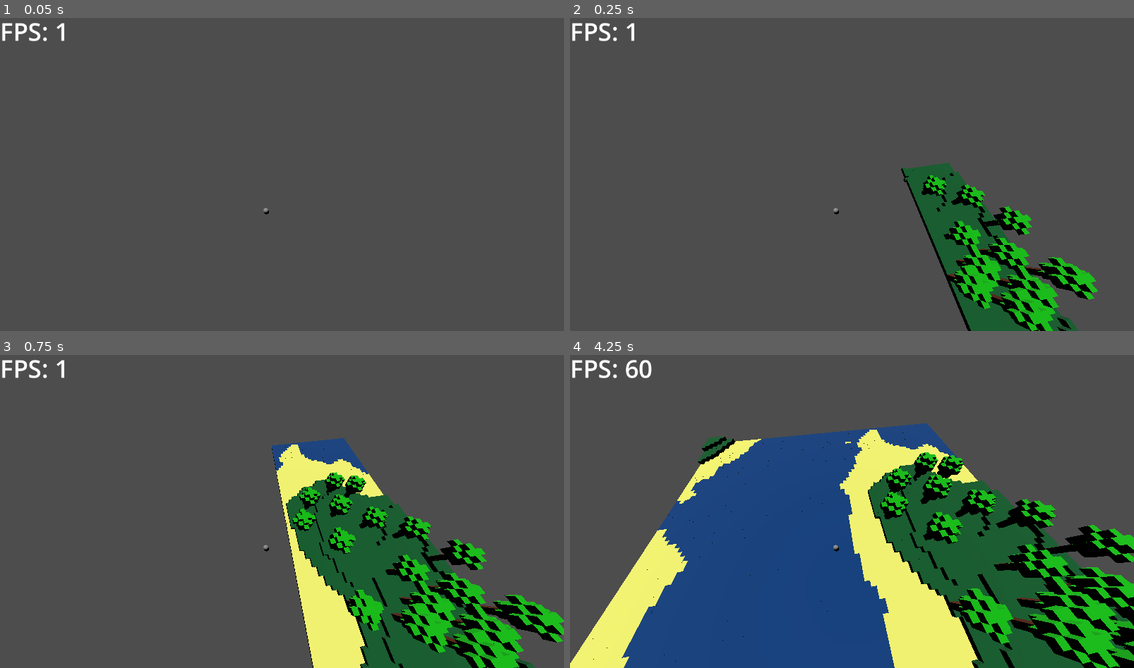
Above: before the commit, frames 1-4 (two rows, left to right).
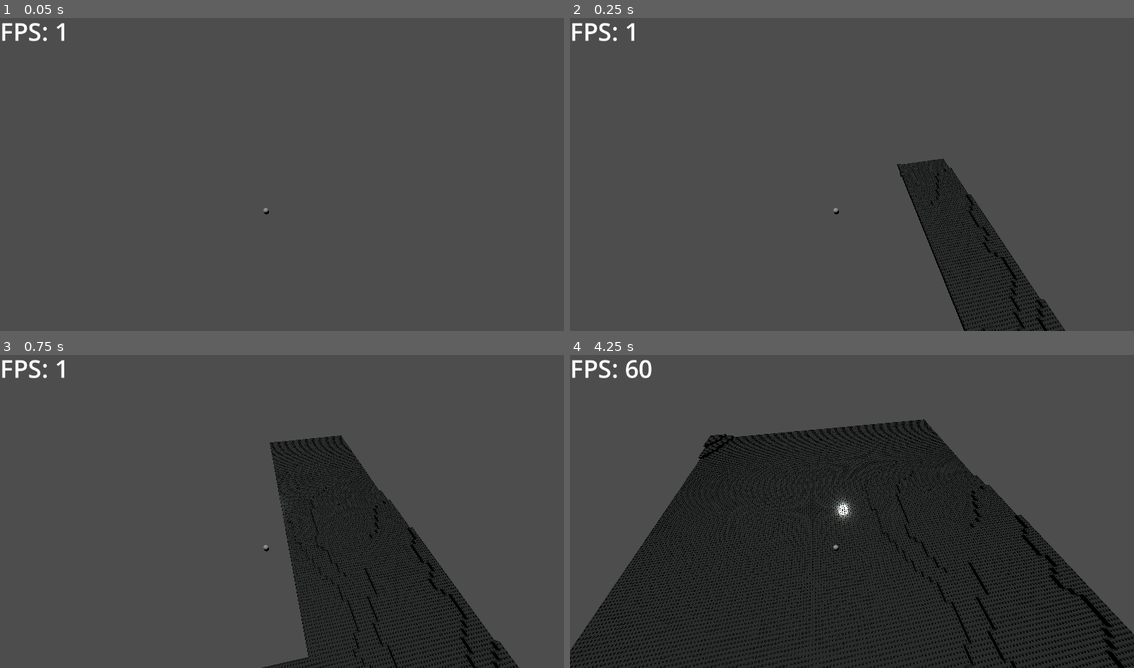
Above: after the commit, the same moments.

Repository: AlbinHorlaville/open-world-lego
Game: Godot game, scene res://levels/main.tscn
Two runs of this game, one before a commit and one after it. Both use one fixed random seed, a clock stepped at 60 frames per second and the inputs below.
Inputs:
- Up to frame 1 (0.05 s): no input
- Up to frame 2 (0.25 s): no input
- Up to frame 3 (0.75 s): tap Enter (ui_accept) at 0.5 s; hold Right (ui_right) from 0.53 s (still down)
- Up to frame 4 (4.25 s): tap Enter (ui_accept) at 0.77, 1.52, 3.02, 3.77 s; release Right (ui_right) at 1.28 s; hold Down (ui_down) 1.28-2.03 s; hold Right (ui_right) 2.03-2.78 s; hold Up (ui_up) 2.78-3.53 s; hold Left (ui_left) from 3.53 s (still down)

Frame 1 is identical in both runs. In frame 2, 9.0% of the frame differs, in the area x 57-94%, y 44-100%; in frame 3, 21%; in frame 4, 57%, in the area x 0-100%, y 20-100%.
Error after the commit: Attempt to call function 'set_surface_override_material' in base 'null instance' on a null instance. (res://blocks/dirt.gd:7)

Commit message:
The world is now composed by 2x2 brics. NB : to put a brics on another one, the coordinates are multiplide by 9,6/16.

Diff:
--- a/OpenWorldLego/blocks/dirt.gd
+++ b/OpenWorldLego/blocks/dirt.gd
@@ -1,11 +1,7 @@
 extends StaticBody3D
 
 func changeMaterial(mat:Material)->void:
-	# Instanciate a new MeshInstance3D
-	var mesh_inst = MeshInstance3D.new()
-	# Instanciate it BoxMesh
-	mesh_inst.mesh = BoxMesh.new()
+	# get the instance
+	var mesh_inst = $brick_2x2/_NODEID_1059234381
 	# Assign the material
 	mesh_inst.set_surface_override_material(0, mat)
-	# Add to the tree
-	add_child(mesh_inst)
--- a/OpenWorldLego/blocks/dirt.tscn
+++ b/OpenWorldLego/blocks/dirt.tscn
@@ -1,15 +1,26 @@
-[gd_scene load_steps=4 format=3 uid="uid://dkm25wxado0qi"]
+[gd_scene load_steps=5 format=3 uid="uid://dkm25wxado0qi"]
 
 [ext_resource type="Script" path="res://blocks/dirt.gd" id="1_86a72"]
+[ext_resource type="PackedScene" uid="uid://cs8h5mvrffj1w" path="res://assets/brick_2x2.dae" id="2_x8420"]
 
 [sub_resource type="PhysicsMaterial" id="PhysicsMaterial_5l8rk"]
 bounce = 0.5
 
 [sub_resource type="BoxShape3D" id="BoxShape3D_6vu28"]
+size = Vector3(1, 0.7, 1)
 
 [node name="Dirt" type="StaticBody3D"]
 physics_material_override = SubResource("PhysicsMaterial_5l8rk")
 script = ExtResource("1_86a72")
 
 [node name="CollisionShape3D" type="CollisionShape3D" parent="."]
+transform = Transform3D(1, 0, 0, 0, 1, 0, 0, 0, 1, 2.08165e-12, -0.25, 2.08165e-12)
 shape = SubResource("BoxShape3D_6vu28")
+
+[node name="brick_2x2" parent="." instance=ExtResource("2_x8420")]
+transform = Transform3D(62.5, 0, 0, 0, 62.5, 0, 0, 0, 62.5, 2.08165e-12, 2.08165e-12, 2.08165e-12)
+
+[node name="_NODEID_1059234381" parent="brick_2x2" index="0"]
+transform = Transform3D(1, 0, 0, 0, 1, 0, 0, 0, 1, 2.08165e-12, 2.08165e-12, 2.08165e-12)
+
+[editable path="brick_2x2"]
--- a/OpenWorldLego/blocks/tree.tscn
+++ b/OpenWorldLego/blocks/tree.tscn
@@ -17,6 +17,7 @@
 material = SubResource("StandardMaterial3D_laglk")
 
 [node name="Tree" type="Node3D"]
+visible = false
 
 [node name="Tronc" type="Node3D" parent="."]
 
--- a/OpenWorldLego/levels/chunk.gd
+++ b/OpenWorldLego/levels/chunk.gd
@@ -10,6 +10,9 @@
 @export var tailleChunk:int = 16
 
 var coordChunk:Vector2
+
+# Dimension Lego piece 2x2 = 16x16x9,6
+var hlego:float = 9.6/16
 
 # To avoid to call an random generator each time we create a chunk,
 # We prebuild a random tab and iterate on it to decide if we build a tree on the current block
@@ -40,7 +43,7 @@
 				block.position = Vector3(x*tailleChunk+i, 0, y*tailleChunk+j)
 			else:
 				block.changeMaterial(color_dirt)
-				block.position = Vector3(x*tailleChunk+i, int(currentPN*10), y*tailleChunk+j)
+				block.position = Vector3(x*tailleChunk+i, int(currentPN*10)*hlego, y*tailleChunk+j)
 
 				k_TabRandom+=1
 				if k_TabRandom==100:
@@ -48,7 +51,7 @@
 				## Plant a tree (1 chance per 100)
 				if TabRandom[k_TabRandom]==TabRandom[0]:
 					var tree = tree_scene.instantiate()
-					tree.position = Vector3(tailleChunk*x+i, int(currentPN*10), tailleChunk*y+j)
+					tree.position = Vector3(tailleChunk*x+i, int(currentPN*10)*hlego, tailleChunk*y+j)
 					add_child(tree)
 
 			add_child(block)
Not shown, added: OpenWorldLego/assets/brick_2x2.dae
Not shown, added: OpenWorldLego/assets/brick_2x2.dae.import
